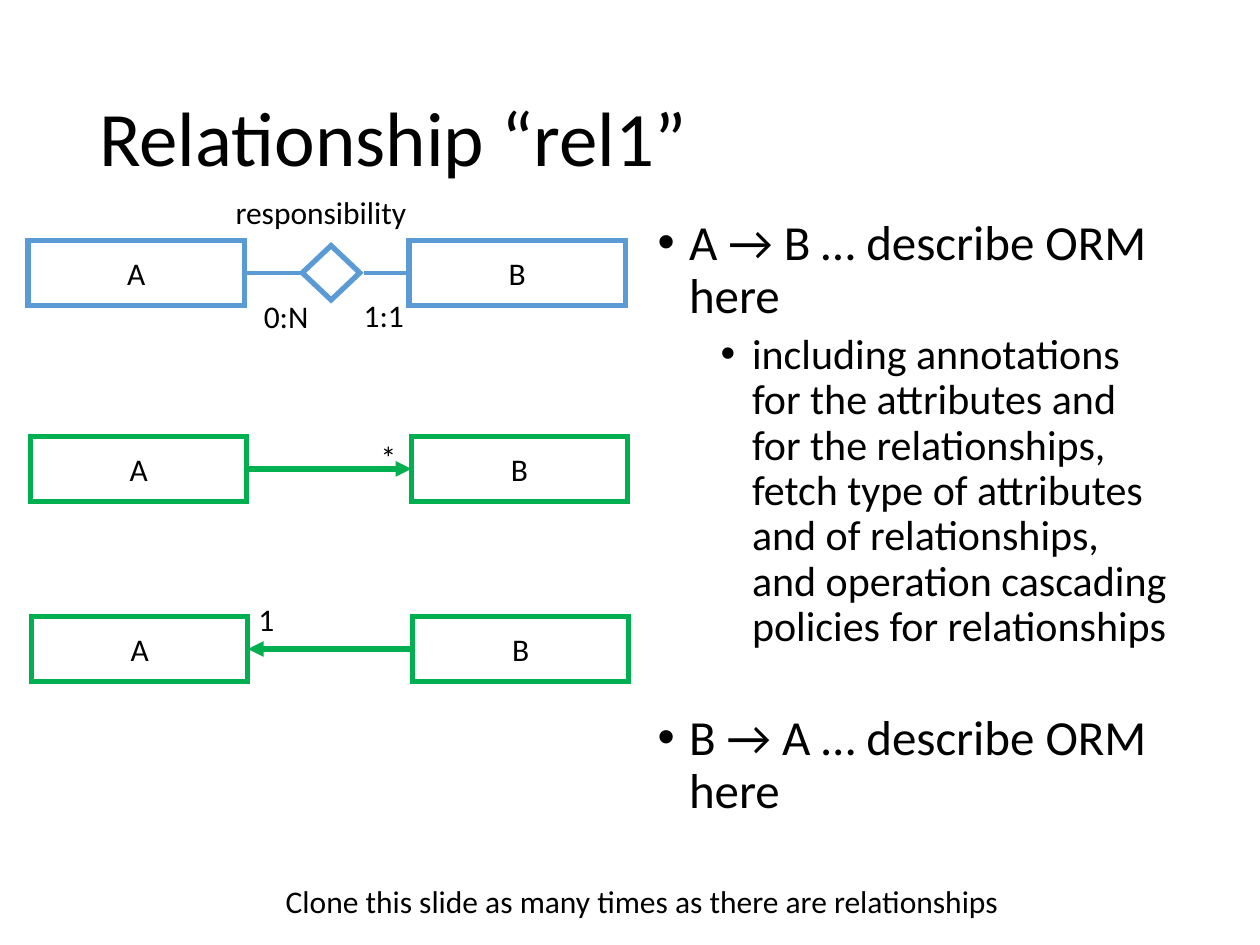
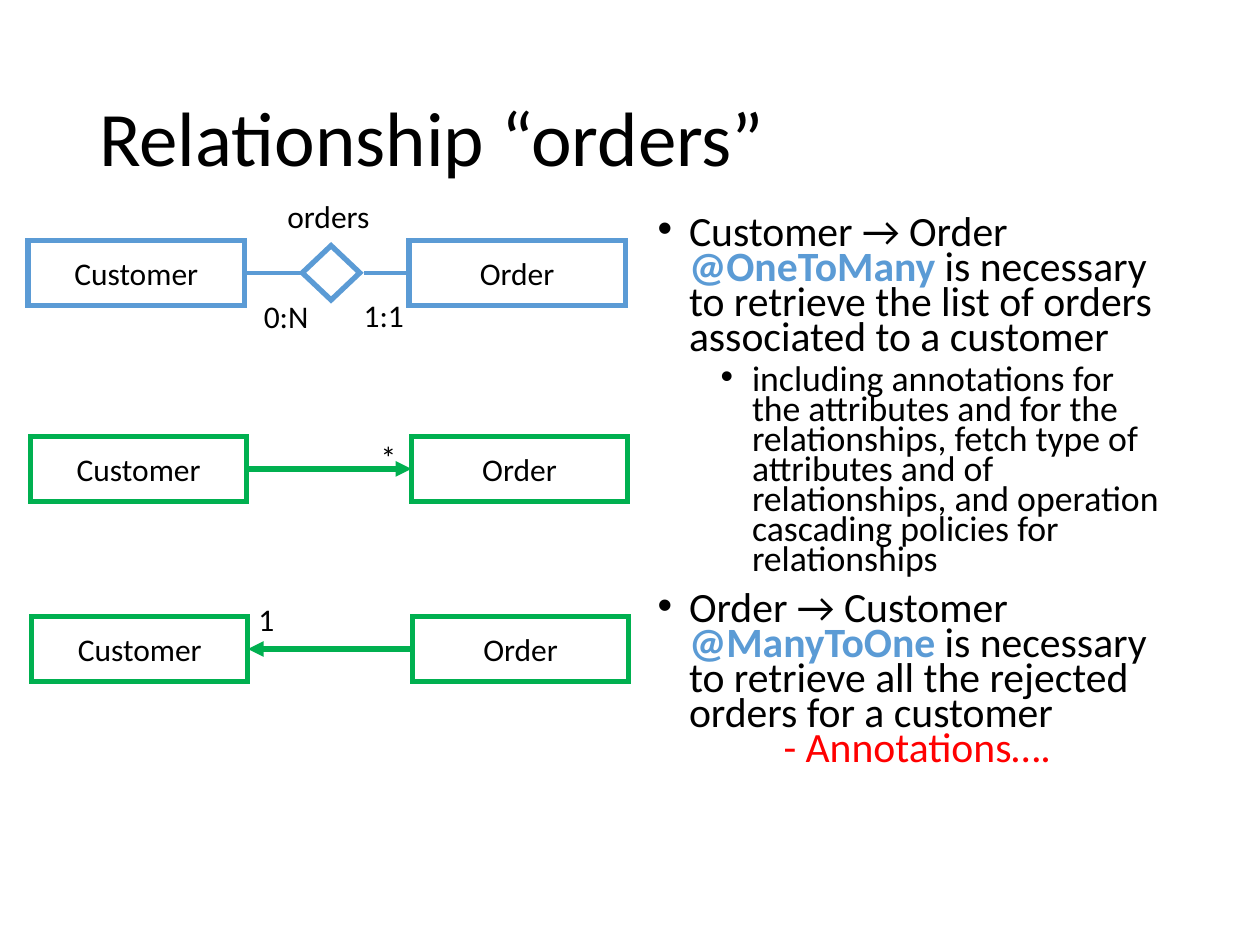
Before and after one commit to andrearestelli/db2-project, a slide deck: slide 35 of docs/documentation.pptx (slide 34 before the commit). Drawn at 1260x945 pixels with LibreOffice and Linux fonts; fonts in the diff are those of the drawing. Boxes give left, top, right and bottom in pixels: in the first picture for what was removed or moved away, otherwise in the second. Text is boxed around its words. In the diff, an @@ line names an element or a change of style, - is before the commit and + after.

```diff
--- a/docs/documentation.pptx
+++ b/docs/documentation.pptx
@@ title at (99, 110, 765, 179): text changed @@
-Relationship “rel1”
+Relationship “orders”
@@ text at (287, 206, 369, 229): text changed @@
-responsibility
+orders
@@ text at (689, 217, 1152, 352): text changed; size 28 to 23.8 pt @@
-• A → B … describe ORM here
+• Customer → Order
+  @OneToMany is necessary to retrieve the list of orders associated to a customer
@@ text in rectangle at (74, 264, 198, 286): text changed @@
-A
+Customer
@@ text in rectangle at (480, 263, 554, 286): text changed @@
-B
+Order
@@ text at (752, 366, 1158, 577): size 24 to 20.4 pt in "including annotations for the attributes and for ..."; line spacing 0.9 to 0.7 @@
@@ text in rectangle at (77, 460, 201, 482): text changed @@
-A
+Customer
@@ text in rectangle at (482, 459, 556, 482): text changed @@
-B
+Order
@@ text at (689, 593, 1147, 763): text changed; size 28 to 23.8 pt @@
-• B → A … describe ORM here
+• Order → Customer
+  @ManyToOne is necessary to retrieve all the rejected orders for a customer
+  - Annotations….
@@ text in rectangle at (78, 640, 202, 662): text changed @@
-A
+Customer
@@ text in rectangle at (483, 639, 557, 662): text changed @@
-B
+Order
@@ text removed at (286, 891, 998, 918) @@
-Clone this slide as many times as there are relationships
```
Also in this commit, not shown: 2 slides added.
